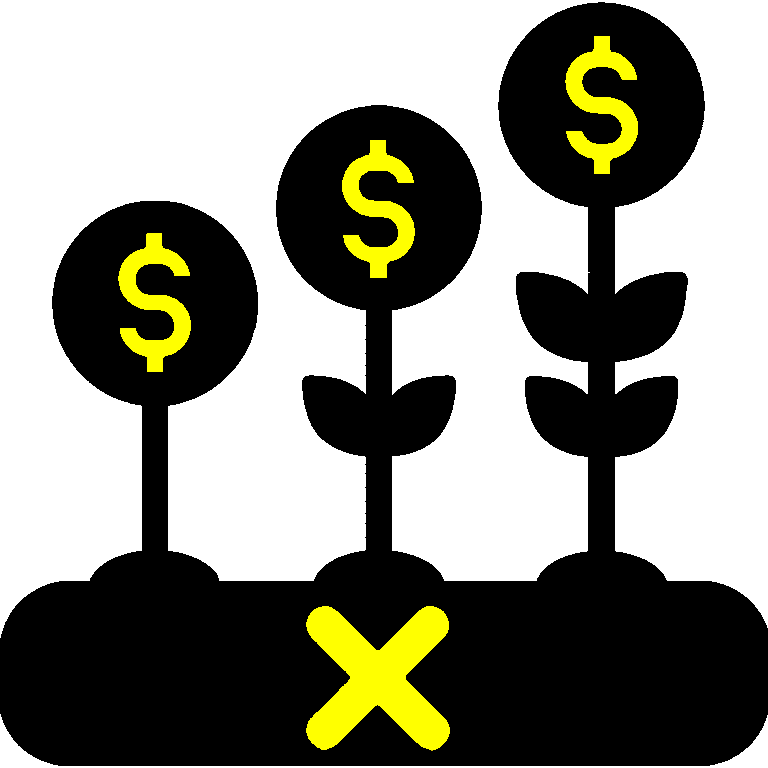
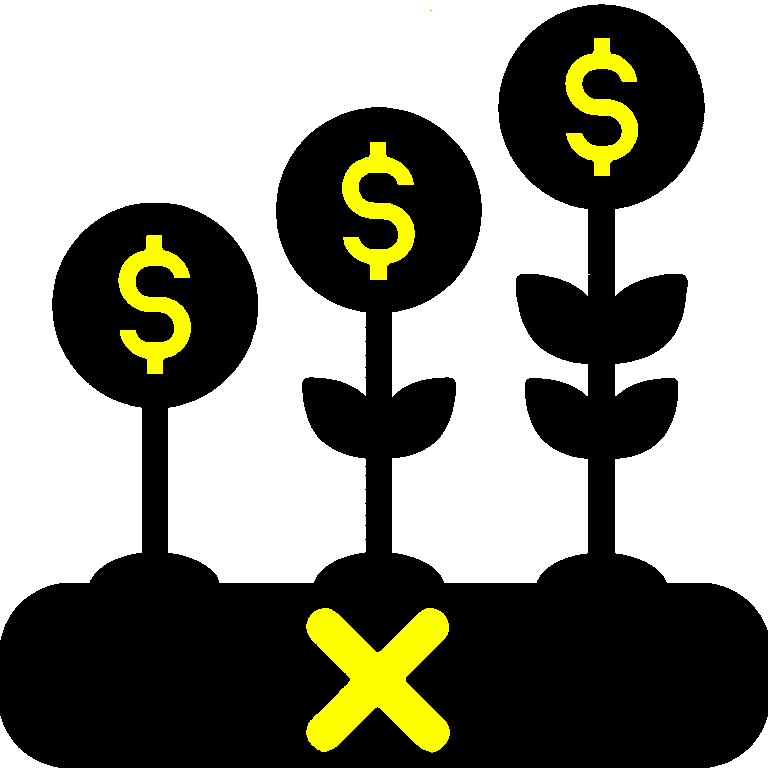
Layers edited between the first and the second 768px x 768px image:
renamed "Pasted Layer #1" to "Pasted Layer copy", painted on it over [0, 2, 768, 768]
removed layer "Pasted Layer" over [0, 2, 768, 766]
